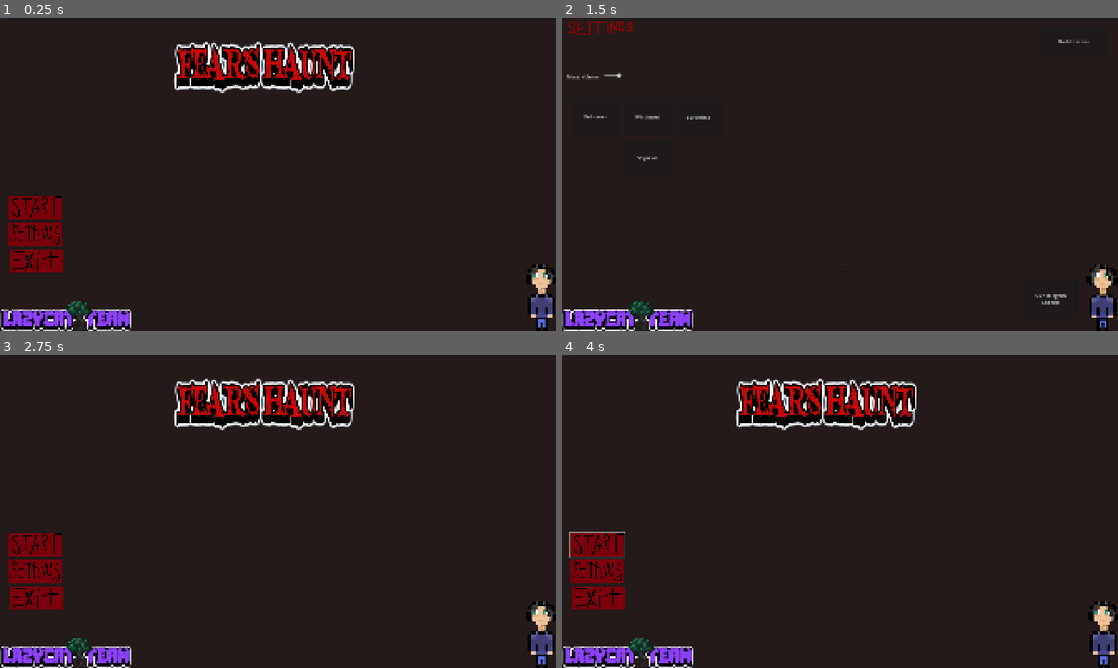
Above: before the commit, frames 1-4 (two rows, left to right).
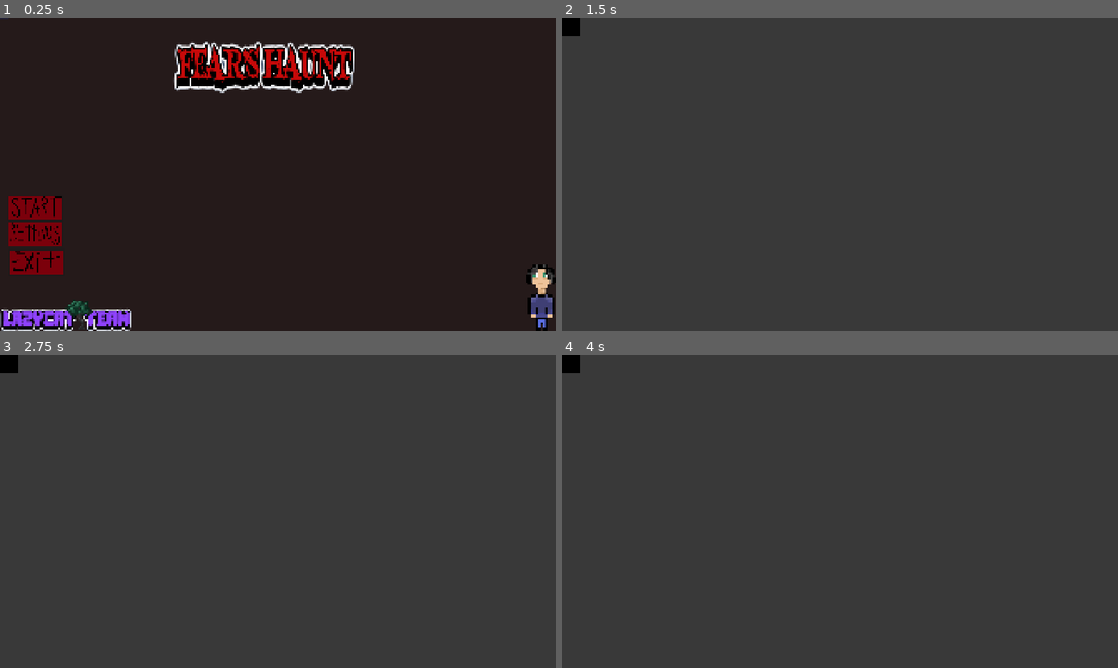
Above: after the commit, the same moments.

Repository: thestldev/fearshaunt
Game: Godot game, scene res://scenes/menu.tscn
Same seed, same stepped clock (60 frames per second), same inputs: the game is played once before the commit and once after it. Video files are missing from this copy of the repository; at most half a second of black plays in their place.
Inputs (mouse positions are in pixels of both pictures, inside the frame that each line leads up to):
- Up to frame 1 (0.25 s): no input
- Up to frame 2 (1.5 s): click (595, 208) at 0.52 s; click (595, 233) at 1.27 s
- Up to frame 3 (2.75 s): click (511, 380) at 2 s, where only the run before the commit has a clickable "Back to menu"
- Up to frame 4 (4 s): click (595, 545) at 2.77 s; click (595, 545) at 3.52 s

The runs differ from the first frame. In frame 1, 0.2% of the frame differs, in the area x 1-12%, y 74-82%; in frame 2, 100%; in frame 3, 100%, in the area x 0-100%, y 0-100%; in frame 4, 100%.

Commit message:
zalupa zhirnoy papi

Diff:
--- /dev/null
+++ b/scenes/binds.tscn
@@ -0,0 +1,15 @@
+[gd_scene load_steps=2 format=3 uid="uid://b26xh2rbgwrj0"]
+
+[ext_resource type="Texture2D" uid="uid://b48b7kxap77tj" path="res://assets/textures/settings.png" id="1_8oi6g"]
+
+[node name="Binds" type="Node2D"]
+
+[node name="Settings" type="Sprite2D" parent="."]
+position = Vector2(960, 540)
+texture = ExtResource("1_8oi6g")
+
+[node name="Control" type="Control" parent="."]
+layout_mode = 3
+anchors_preset = 0
+offset_right = 40.0
+offset_bottom = 40.0
--- /dev/null
+++ b/scenes/cutscene.tscn
@@ -0,0 +1,23 @@
+[gd_scene load_steps=3 format=3 uid="uid://cm7ujmkyfjfol"]
+
+[ext_resource type="Script" uid="uid://cyfgv5kkklx7" path="res://scenes/pause.gd" id="1_a320b"]
+[ext_resource type="VideoStream" uid="uid://c2t0c7jl50ws1" path="res://assets/video/fear_s-haunt.ogv" id="1_edmg7"]
+
+[node name="Node2D" type="Node2D"]
+script = ExtResource("1_a320b")
+
+[node name="ColorRect" type="ColorRect" parent="."]
+offset_left = -94.0
+offset_top = -69.0
+offset_right = 2080.0
+offset_bottom = 1251.0
+color = Color(0, 0, 0, 0.25882354)
+
+[node name="VideoStreamPlayer" type="VideoStreamPlayer" parent="ColorRect"]
+layout_mode = 0
+offset_left = 94.0
+offset_top = 69.0
+offset_right = 2014.0
+offset_bottom = 1149.0
+stream = ExtResource("1_edmg7")
+autoplay = true
--- a/scenes/menu.tscn
+++ b/scenes/menu.tscn
@@ -21,39 +21,47 @@
 scale = Vector2(1.0041667, 1.0055554)
 texture = ExtResource("2_70i5f")
 
-[node name="Button" type="Button" parent="."]
+[node name="AudioStreamPlayer" type="AudioStreamPlayer" parent="."]
+stream = ExtResource("9_g6gyw")
+autoplay = true
+script = ExtResource("8_mxgkd")
+
+[node name="Control" type="Control" parent="."]
+layout_mode = 3
+anchors_preset = 0
+offset_right = 40.0
+offset_bottom = 40.0
+
+[node name="Exit" type="Button" parent="Control"]
+layout_mode = 0
+offset_left = 28.0
+offset_top = 795.0
+offset_right = 224.0
+offset_bottom = 891.0
+icon = ExtResource("4_ufwb2")
+
+[node name="Settings" type="Button" parent="Control"]
+layout_mode = 0
+offset_left = 27.0
+offset_top = 700.0
+offset_right = 219.0
+offset_bottom = 789.0
+icon = ExtResource("5_6cdou")
+script = ExtResource("6_i42df")
+
+[node name="cutscene" type="Button" parent="Control"]
+layout_mode = 0
 offset_left = 26.0
 offset_top = 612.0
 offset_right = 218.0
 offset_bottom = 701.0
 icon = ExtResource("3_mj5lg")
-
-[node name="Button" type="Button" parent="Button"]
-layout_mode = 0
-offset_left = 2.0
-offset_top = 183.0
-offset_right = 194.0
-offset_bottom = 272.0
-icon = ExtResource("4_ufwb2")
-
-[node name="Settings" type="Button" parent="Button/Button"]
-layout_mode = 0
-offset_left = -1.0
-offset_top = -95.0
-offset_right = 191.0
-offset_bottom = -6.0
-icon = ExtResource("5_6cdou")
 script = ExtResource("6_i42df")
 
-[node name="ClickSound" type="AudioStreamPlayer" parent="Button/Button/Settings"]
+[node name="ClickSound" type="AudioStreamPlayer" parent="Control"]
 stream = ExtResource("7_7jp70")
 volume_db = -8.588
 script = ExtResource("8_mxgkd")
 
-[node name="AudioStreamPlayer" type="AudioStreamPlayer" parent="."]
-stream = ExtResource("9_g6gyw")
-autoplay = true
-script = ExtResource("8_mxgkd")
-
-[connection signal="pressed" from="Button/Button" to="." method="_on_button_pressed"]
-[connection signal="pressed" from="Button/Button/Settings" to="Button/Button/Settings" method="_on_pressed"]
+[connection signal="pressed" from="Control/Exit" to="." method="_on_button_pressed"]
+[connection signal="pressed" from="Control/Settings" to="Control/Settings" method="_on_pressed"]
--- /dev/null
+++ b/scenes/pause.gd
@@ -0,0 +1,23 @@
+extends Node2D
+
+func _exit_game():
+	get_tree().quit()
+
+func _show_pause_screen():
+	# var _continue = Button.new()
+	# _continue.text = "main screen"
+	#
+	# var _to_main = Button.new()
+	# _to_main.text = "main screen"
+	#
+	# var _settings = Button.new()
+	# _settings.text = "main screen"
+	pass
+
+
+
+func _input(event):
+	if event.is_action_pressed("ui_cancel"):  # ui_cancel = ESC
+		# Ваш код здесь
+		print("ESC нажата!")
+		_show_pause_screen()
--- a/scenes/settings.tscn
+++ b/scenes/settings.tscn
@@ -7,6 +7,8 @@
 [ext_resource type="Script" uid="uid://cxyuba3b0wyso" path="res://scripts/audiozvuki.gd" id="4_gc0em"]
 [ext_resource type="Script" uid="uid://3wcgisi0qyax" path="res://scripts/audio_stream_player.gd" id="5_cj1lu"]
 [ext_resource type="Script" uid="uid://dlwkg3370dic3" path="res://scripts/controlsettingssceneeslichto.gd" id="7_83j8s"]
+[ext_resource type="Script" uid="uid://eosvshaa7fmv" path="res://scripts/v_sync_button.gd" id="8_gjs24"]
+[ext_resource type="Script" uid="uid://dnwi6ce1nw31i" path="res://scripts/tg.gd" id="9_am25x"]
 
 [node name="Settings" type="Node2D"]
 position = Vector2(388, 176)
@@ -129,8 +131,9 @@
 offset_bottom = 366.0
 text = "VSync on
 "
+script = ExtResource("8_gjs24")
 
-[node name="Button" type="Button" parent="Control2"]
+[node name="Tg" type="Button" parent="Control2"]
 layout_mode = 0
 offset_left = 1206.0
 offset_top = 725.0
@@ -138,5 +141,6 @@
 offset_bottom = 861.0
 text = "Our Telegram
 Channel"
+script = ExtResource("9_am25x")
 
 [connection signal="pressed" from="menu" to="menu" method="_on_pressed"]
--- a/scripts/button.gd
+++ b/scripts/button.gd
@@ -4,7 +4,7 @@
 const GLOBAL_VOLUME_SETTING = "audio/global_volume"
 var default_value: float = 0.1
 
-func _on_pressed() -> void:
+func _pressed() -> void:
 	var _vol = ProjectSettings.get_setting(GLOBAL_VOLUME_SETTING, default_value)
 	click_sound.volume_linear = _vol
 	print("click from " + name)
--- a/scripts/no_sound_button.gd
+++ b/scripts/no_sound_button.gd
@@ -1,4 +1,4 @@
 extends Button
 
-func _on_pressed() -> void:
+func _pressed() -> void:
 	get_tree().change_scene_to_file("res://scenes/" + name.to_lower() + ".tscn")
--- /dev/null
+++ b/scripts/tg.gd
@@ -0,0 +1,6 @@
+extends Button
+
+const TG_LINK = "https://t.me/lazycatdev"
+
+func _pressed() -> void:
+	OS.shell_open(TG_LINK)
--- /dev/null
+++ b/scripts/v_sync_button.gd
@@ -0,0 +1,21 @@
+extends Button
+
+var vsync: bool = true
+
+func _ready() -> void:
+	_update_vsync()
+
+func _pressed() -> void:
+	vsync = !vsync
+	_update_vsync()
+	_update_text()
+
+func _update_vsync() -> void:
+	DisplayServer.window_set_vsync_mode(
+		DisplayServer.VSYNC_ENABLED
+		if vsync
+		else DisplayServer.VSyncMode.VSYNC_DISABLED
+	)
+
+func _update_text() -> void:
+	self.text = "Vsync on" if vsync else "Vsync off"
Not shown, added: assets/video/fear_s-haunt.ogv.uid
Not shown, added: scenes/pause.gd.uid
Not shown: 1 places in scenes/settings.tscn that only renumber resources
Not shown, added: scripts/tg.gd.uid
Not shown, added: scripts/v_sync_button.gd.uid
Not shown, added: assets/video/fear's haunt.mp4
Not shown, added: assets/video/fear's haunt.mp4141569665.tmp
Not shown, added: assets/video/fear_s-haunt.ogv
Not shown, changed: demo/Fear's Haunt 2025 09 23 20 57 55.exe
Not shown, changed: demo/Fear's Haunt 2025 09 23 20 57 55.pck
Not shown, changed: demo/Fear's Haunt 2025 ну и говно.exe
Not shown, changed: demo/Fear's Haunt 2025 ну и говно.pck
(and 7 more such lines)
